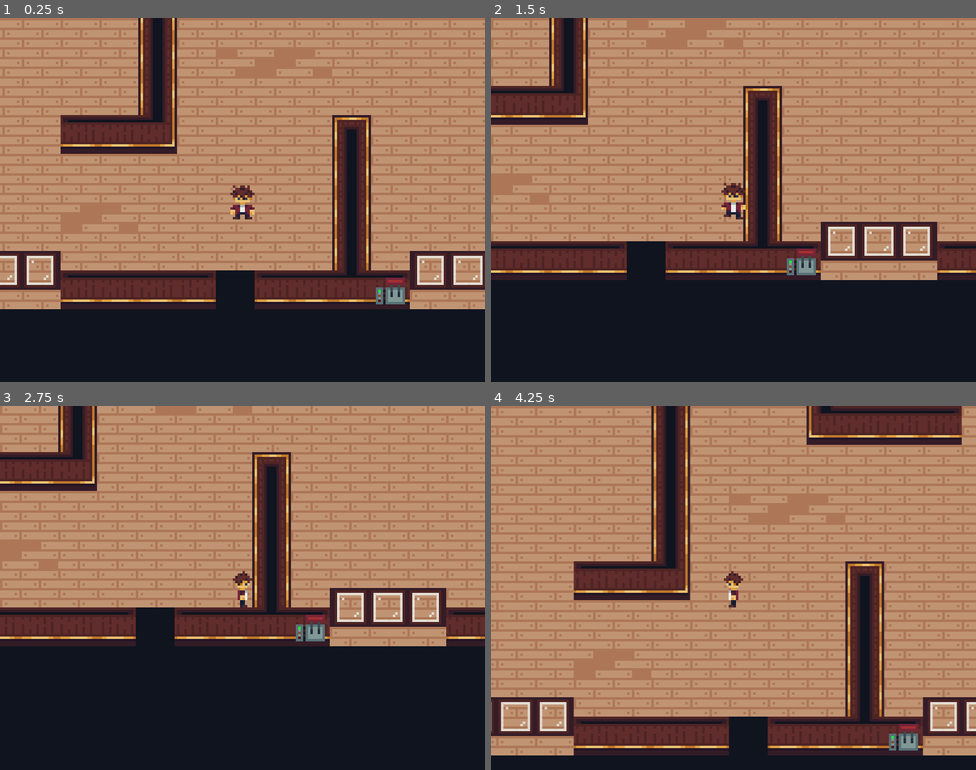
Above: before the commit, frames 1-4 (two rows, left to right).
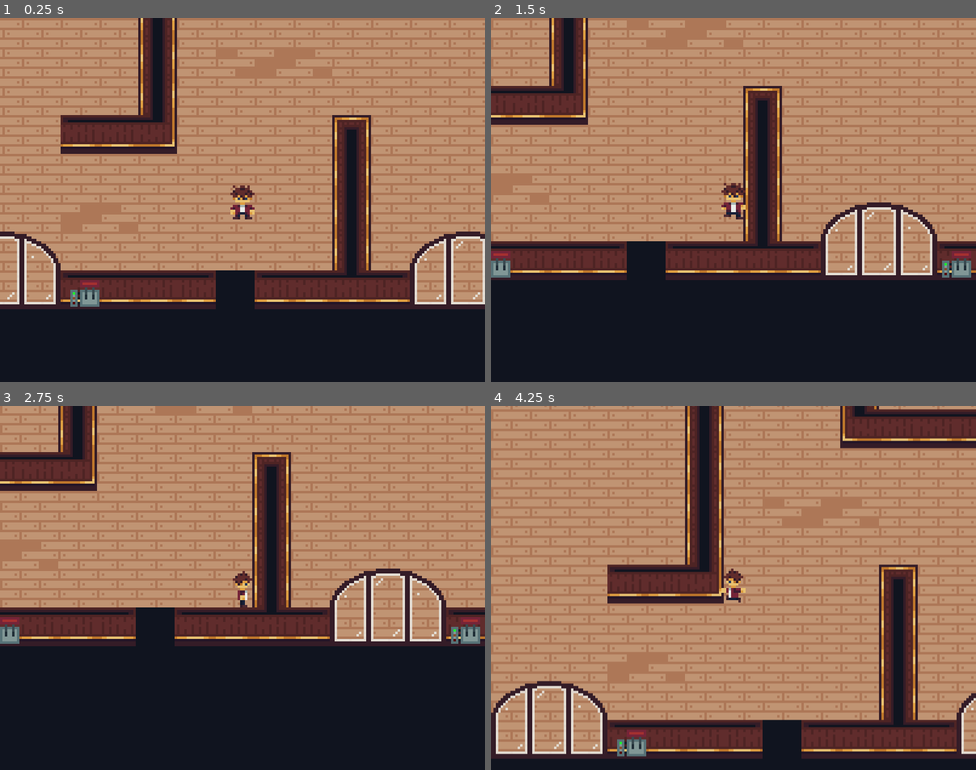
Above: after the commit, the same moments.

Repository: Portalyst/afraid-of-wolves
Game: Godot game, scene res://scenes/level.tscn
Same seed, same stepped clock (60 frames per second), same inputs: the game is played once before the commit and once after it.
Inputs:
- Up to frame 1 (0.25 s): no input
- Up to frame 2 (1.5 s): hold D (right) 0.53-1.28 s; hold Shift (run, bound only after the commit) 0.53-1.28 s; tap Space (use, bound only after the commit) at 0.8, 1.35 s; hold S (down) from 1.28 s (still down)
- Up to frame 3 (2.75 s): tap Shift (run, bound only after the commit) at 1.55 s; tap Enter at 2 s; release S (down) at 2.03 s; hold D (right) from 2.03 s (still down); hold Shift (run, bound only after the commit) from 2.03 s (still down); tap Space (use, bound only after the commit) at 2.3 s
- Up to frame 4 (4.25 s): release D (right) at 2.78 s; release Shift (run, bound only after the commit) at 2.78 s; hold W (up) 2.78-3.53 s; tap Space (use, bound only after the commit) at 2.85, 3.8 s; tap Shift (run, bound only after the commit) at 3.05 s; hold A (left) from 3.53 s (still down); hold Shift (run, bound only after the commit) from 3.53 s (still down)

The runs differ from the first frame. In frame 1, 3.5% of the frame differs, in the area x 0-100%, y 58-80%; in frame 2, 3.3%; in frame 3, 3.3%; in frame 4, 55%, in the area x 0-100%, y 0-97%.

Commit message:
leveler base added

Diff:
--- a/project.godot
+++ b/project.godot
@@ -48,6 +48,16 @@
 , Object(InputEventKey,"resource_local_to_scene":false,"resource_name":"","device":-1,"window_id":0,"alt_pressed":false …(186 unchanged characters)…
 ]
 }
+run={
+"deadzone": 0.2,
+"events": [Object(InputEventKey,"resource_local_to_scene":false,"resource_name":"","device":-1,"window_id":0,"alt_pressed":false,"shift_pressed":false,"ctrl_pressed":false,"meta_pressed":false,"pressed":false,"keycode":0,"physical_keycode":4194325,"key_label":0,"unicode":0,"location":0,"echo":false,"script":null)
+]
+}
+use={
+"deadzone": 0.2,
+"events": [Object(InputEventKey,"resource_local_to_scene":false,"resource_name":"","device":-1,"window_id":0,"alt_pressed":false,"shift_pressed":false,"ctrl_pressed":false,"meta_pressed":false,"pressed":false,"keycode":0,"physical_keycode":32,"key_label":0,"unicode":32,"location":0,"echo":false,"script":null)
+]
+}
 
 [physics]
 
--- a/scenes/john.tscn
+++ b/scenes/john.tscn
@@ -3,6 +3,70 @@
 [ext_resource type="Script" uid="uid://cxjey6i6f6g7m" path="res://scripts/john.gd" id="1_r0ebv"]
 [ext_resource type="Texture2D" uid="uid://c68fixnmtjfsx" path="res://sprites/john/sheet.png" id="1_uxisy"]
 
+[sub_resource type="AtlasTexture" id="AtlasTexture_r0ebv"]
+atlas = ExtResource("1_uxisy")
+region = Rect2(0, 112, 16, 16)
+
+[sub_resource type="AtlasTexture" id="AtlasTexture_07sbj"]
+atlas = ExtResource("1_uxisy")
+region = Rect2(16, 112, 16, 16)
+
+[sub_resource type="AtlasTexture" id="AtlasTexture_gbqkc"]
+atlas = ExtResource("1_uxisy")
+region = Rect2(32, 112, 16, 16)
+
+[sub_resource type="AtlasTexture" id="AtlasTexture_vyojm"]
+atlas = ExtResource("1_uxisy")
+region = Rect2(48, 112, 16, 16)
+
+[sub_resource type="AtlasTexture" id="AtlasTexture_8c4kf"]
+atlas = ExtResource("1_uxisy")
+region = Rect2(0, 96, 16, 16)
+
+[sub_resource type="AtlasTexture" id="AtlasTexture_fkmtw"]
+atlas = ExtResource("1_uxisy")
+region = Rect2(16, 96, 16, 16)
+
+[sub_resource type="AtlasTexture" id="AtlasTexture_ppew6"]
+atlas = ExtResource("1_uxisy")
+region = Rect2(32, 96, 16, 16)
+
+[sub_resource type="AtlasTexture" id="AtlasTexture_jdx0j"]
+atlas = ExtResource("1_uxisy")
+region = Rect2(48, 96, 16, 16)
+
+[sub_resource type="AtlasTexture" id="AtlasTexture_40tvs"]
+atlas = ExtResource("1_uxisy")
+region = Rect2(0, 80, 16, 16)
+
+[sub_resource type="AtlasTexture" id="AtlasTexture_qy8sc"]
+atlas = ExtResource("1_uxisy")
+region = Rect2(16, 80, 16, 16)
+
+[sub_resource type="AtlasTexture" id="AtlasTexture_iyktw"]
+atlas = ExtResource("1_uxisy")
+region = Rect2(32, 80, 16, 16)
+
+[sub_resource type="AtlasTexture" id="AtlasTexture_ku0iy"]
+atlas = ExtResource("1_uxisy")
+region = Rect2(48, 80, 16, 16)
+
+[sub_resource type="AtlasTexture" id="AtlasTexture_ulw1d"]
+atlas = ExtResource("1_uxisy")
+region = Rect2(0, 128, 16, 16)
+
+[sub_resource type="AtlasTexture" id="AtlasTexture_8qeob"]
+atlas = ExtResource("1_uxisy")
+region = Rect2(16, 128, 16, 16)
+
+[sub_resource type="AtlasTexture" id="AtlasTexture_c3t3m"]
+atlas = ExtResource("1_uxisy")
+region = Rect2(32, 128, 16, 16)
+
+[sub_resource type="AtlasTexture" id="AtlasTexture_t1645"]
+atlas = ExtResource("1_uxisy")
+region = Rect2(48, 128, 16, 16)
+
 [sub_resource type="AtlasTexture" id="AtlasTexture_af6mu"]
 atlas = ExtResource("1_uxisy")
 region = Rect2(0, 0, 16, 16)
@@ -85,6 +149,74 @@
 
 [sub_resource type="SpriteFrames" id="SpriteFrames_07sbj"]
 animations = [{
+"frames": [{
+"duration": 1.0,
+"texture": SubResource("AtlasTexture_r0ebv")
+}, {
+"duration": 1.0,
+"texture": SubResource("AtlasTexture_07sbj")
+}, {
+"duration": 1.0,
+"texture": SubResource("AtlasTexture_gbqkc")
+}, {
+"duration": 1.0,
+"texture": SubResource("AtlasTexture_vyojm")
+}],
+"loop": true,
+"name": &"fastrun_d",
+"speed": 5.0
+}, {
+"frames": [{
+"duration": 1.0,
+"texture": SubResource("AtlasTexture_8c4kf")
+}, {
+"duration": 1.0,
+"texture": SubResource("AtlasTexture_fkmtw")
+}, {
+"duration": 1.0,
+"texture": SubResource("AtlasTexture_ppew6")
+}, {
+"duration": 1.0,
+"texture": SubResource("AtlasTexture_jdx0j")
+}],
+"loop": true,
+"name": &"fastrun_l",
+"speed": 5.0
+}, {
+"frames": [{
+"duration": 1.0,
+"texture": SubResource("AtlasTexture_40tvs")
+}, {
+"duration": 1.0,
+"texture": SubResource("AtlasTexture_qy8sc")
+}, {
+"duration": 1.0,
+"texture": SubResource("AtlasTexture_iyktw")
+}, {
+"duration": 1.0,
+"texture": SubResource("AtlasTexture_ku0iy")
+}],
+"loop": true,
+"name": &"fastrun_r",
+"speed": 5.0
+}, {
+"frames": [{
+"duration": 1.0,
+"texture": SubResource("AtlasTexture_ulw1d")
+}, {
+"duration": 1.0,
+"texture": SubResource("AtlasTexture_8qeob")
+}, {
+"duration": 1.0,
+"texture": SubResource("AtlasTexture_c3t3m")
+}, {
+"duration": 1.0,
+"texture": SubResource("AtlasTexture_t1645")
+}],
+"loop": true,
+"name": &"fastrun_u",
+"speed": 5.0
+}, {
 "frames": [{
 "duration": 1.0,
 "texture": SubResource("AtlasTexture_af6mu")
--- a/scenes/level.tscn
+++ b/scenes/level.tscn
@@ -5,6 +5,7 @@
 [ext_resource type="PackedScene" uid="uid://d3bi08tfs43wa" path="res://scenes/window.tscn" id="3_w8frs"]
 [ext_resource type="PackedScene" uid="uid://blyioqwiwqdhv" path="res://scenes/john.tscn" id="4_mx8sn"]
 [ext_resource type="PackedScene" uid="uid://e2ftdui8oqqh" path="res://scenes/grass.tscn" id="5_ppgk2"]
+[ext_resource type="PackedScene" uid="uid://w84ufaxlctjb" path="res://scenes/leveler.tscn" id="6_2r41h"]
 
 [sub_resource type="TileSetAtlasSource" id="TileSetAtlasSource_w8frs"]
 texture = ExtResource("2_w7c3h")
@@ -171,22 +172,43 @@
 [node name="John" parent="." unique_id=1620480787 instance=ExtResource("4_mx8sn")]
 position = Vector2(139, 19)
 
+[node name="leveler" parent="." unique_id=522787959 instance=ExtResource("6_2r41h")]
+position = Vector2(104, -199)
+
+[node name="leveler2" parent="." unique_id=1096261832 instance=ExtResource("6_2r41h")]
+position = Vector2(279, -168)
+rotation = 1.5707964
+
+[node name="leveler3" parent="." unique_id=457375829 instance=ExtResource("6_2r41h")]
+position = Vector2(264, 70)
+rotation = 3.1415927
+inverted = true
+
+[node name="leveler4" parent="." unique_id=1667117644 instance=ExtResource("6_2r41h")]
+position = Vector2(74, 70)
+rotation = 3.1415927
+inverted = true
+
+[node name="leveler5" parent="." unique_id=840843554 instance=ExtResource("6_2r41h")]
+position = Vector2(-7, 8)
+rotation = 4.712389
+
 [node name="Window" parent="." unique_id=572688343 instance=ExtResource("3_w8frs")]
 position = Vector2(40, 56)
-
-[node name="Window2" parent="." unique_id=851853042 instance=ExtResource("3_w8frs")]
-position = Vector2(-8, -24)
-rotation = 4.712389
+type = 1
 
 [node name="Window3" parent="." unique_id=957738484 instance=ExtResource("3_w8frs")]
 position = Vector2(232, 56)
+type = 1
 
 [node name="window" parent="." unique_id=1972362471 instance=ExtResource("3_w8frs")]
 position = Vector2(136, -200)
+type = 1
 
 [node name="window2" parent="." unique_id=312322407 instance=ExtResource("3_w8frs")]
 position = Vector2(280, -136)
 rotation = 1.5707964
+type = 2
 
 [node name="grass22" parent="." unique_id=1598571424 instance=ExtResource("5_ppgk2")]
 position = Vector2(-21, -44)
@@ -493,3 +515,8 @@
 
 [node name="grass161" parent="." unique_id=629954081 instance=ExtResource("5_ppgk2")]
 position = Vector2(-60, 6)
+
+[node name="Window2" parent="." unique_id=851853042 instance=ExtResource("3_w8frs")]
+position = Vector2(-8, -24)
+rotation = -1.5707964
+type = 2
--- /dev/null
+++ b/scenes/leveler.tscn
@@ -0,0 +1,146 @@
+[gd_scene format=3 uid="uid://w84ufaxlctjb"]
+
+[ext_resource type="Texture2D" uid="uid://c5y1ax7nb4o3f" path="res://sprites/leveler/light.png" id="1_c8k32"]
+[ext_resource type="Script" uid="uid://ckllrihpmkssu" path="res://scripts/leveler.gd" id="1_jv1db"]
+[ext_resource type="Texture2D" uid="uid://dc2du3airgoo7" path="res://sprites/leveler/leveler.png" id="1_qgquf"]
+[ext_resource type="Texture2D" uid="uid://dq81w7t7pd210" path="res://sprites/leveler/electricity.png" id="2_jv1db"]
+
+[sub_resource type="RectangleShape2D" id="RectangleShape2D_wm4xg"]
+size = Vector2(48, 32)
+
+[sub_resource type="AtlasTexture" id="AtlasTexture_nt4w1"]
+atlas = ExtResource("1_qgquf")
+region = Rect2(0, 0, 16, 16)
+
+[sub_resource type="AtlasTexture" id="AtlasTexture_c8k32"]
+atlas = ExtResource("1_qgquf")
+region = Rect2(16, 0, 16, 16)
+
+[sub_resource type="AtlasTexture" id="AtlasTexture_jv1db"]
+atlas = ExtResource("1_qgquf")
+region = Rect2(32, 0, 16, 16)
+
+[sub_resource type="AtlasTexture" id="AtlasTexture_wm4xg"]
+atlas = ExtResource("1_qgquf")
+region = Rect2(48, 0, 16, 16)
+
+[sub_resource type="AtlasTexture" id="AtlasTexture_b03i3"]
+atlas = ExtResource("1_qgquf")
+region = Rect2(64, 0, 16, 16)
+
+[sub_resource type="AtlasTexture" id="AtlasTexture_eb0gk"]
+atlas = ExtResource("1_qgquf")
+region = Rect2(80, 0, 16, 16)
+
+[sub_resource type="AtlasTexture" id="AtlasTexture_4avt1"]
+atlas = ExtResource("1_qgquf")
+region = Rect2(80, 0, 16, 16)
+
+[sub_resource type="AtlasTexture" id="AtlasTexture_644fi"]
+atlas = ExtResource("1_qgquf")
+region = Rect2(112, 0, 16, 16)
+
+[sub_resource type="AtlasTexture" id="AtlasTexture_dvhbm"]
+atlas = ExtResource("1_qgquf")
+region = Rect2(128, 0, 16, 16)
+
+[sub_resource type="AtlasTexture" id="AtlasTexture_m323a"]
+atlas = ExtResource("1_qgquf")
+region = Rect2(144, 0, 16, 16)
+
+[sub_resource type="AtlasTexture" id="AtlasTexture_gpgnq"]
+atlas = ExtResource("1_qgquf")
+region = Rect2(176, 0, 16, 16)
+
+[sub_resource type="SpriteFrames" id="SpriteFrames_iyci7"]
+animations = [{
+"frames": [{
+"duration": 1.0,
+"texture": SubResource("AtlasTexture_nt4w1")
+}, {
+"duration": 1.0,
+"texture": SubResource("AtlasTexture_c8k32")
+}, {
+"duration": 1.0,
+"texture": SubResource("AtlasTexture_jv1db")
+}, {
+"duration": 1.0,
+"texture": SubResource("AtlasTexture_wm4xg")
+}, {
+"duration": 1.0,
+"texture": SubResource("AtlasTexture_b03i3")
+}, {
+"duration": 1.0,
+"texture": SubResource("AtlasTexture_eb0gk")
+}],
+"loop": false,
+"name": &"down",
+"speed": 15.0
+}, {
+"frames": [{
+"duration": 1.0,
+"texture": SubResource("AtlasTexture_4avt1")
+}, {
+"duration": 1.0,
+"texture": SubResource("AtlasTexture_644fi")
+}],
+"loop": false,
+"name": &"up0",
+"speed": 1.0
+}, {
+"frames": [{
+"duration": 1.0,
+"texture": SubResource("AtlasTexture_dvhbm")
+}, {
+"duration": 1.0,
+"texture": SubResource("AtlasTexture_m323a")
+}, {
+"duration": 1.0,
+"texture": SubResource("AtlasTexture_gpgnq")
+}],
+"loop": false,
+"name": &"up1",
+"speed": 1.0
+}]
+
+[node name="leveler" type="Area2D" unique_id=522787959]
+script = ExtResource("1_jv1db")
+
+[node name="CollisionShape2D" type="CollisionShape2D" parent="." unique_id=881122218]
+position = Vector2(32, 20)
+shape = SubResource("RectangleShape2D_wm4xg")
+
+[node name="light" type="Sprite2D" parent="." unique_id=1293847583]
+visible = false
+self_modulate = Color(1, 1, 1, 0.3137255)
+position = Vector2(32, 22)
+texture = ExtResource("1_c8k32")
+flip_v = true
+
+[node name="charge" type="Sprite2D" parent="." unique_id=1531484991]
+visible = false
+position = Vector2(32, -10)
+texture = ExtResource("2_jv1db")
+
+[node name="leveler" type="AnimatedSprite2D" parent="." unique_id=1204232327]
+sprite_frames = SubResource("SpriteFrames_iyci7")
+animation = &"down"
+
+[node name="leveler0" type="AnimatedSprite2D" parent="." unique_id=467150381]
+position = Vector2(0, 13)
+rotation = -3.1415927
+sprite_frames = SubResource("SpriteFrames_iyci7")
+animation = &"down"
+
+[node name="LightTimer" type="Timer" parent="." unique_id=1327462407]
+wait_time = 0.1
+
+[node name="LightEndTimer" type="Timer" parent="." unique_id=808503370]
+one_shot = true
+
+[node name="ResetTimer" type="Timer" parent="." unique_id=1912432002]
+
+[connection signal="body_entered" from="." to="." method="_on_body_entered"]
+[connection signal="body_exited" from="." to="." method="_on_body_exited"]
+[connection signal="timeout" from="LightTimer" to="." method="_on_light_timer_timeout"]
+[connection signal="timeout" from="LightEndTimer" to="." method="_on_light_end_timer_timeout"]
--- a/scenes/window.tscn
+++ b/scenes/window.tscn
@@ -3,7 +3,6 @@
 [ext_resource type="Script" uid="uid://hrgiap2iia4q" path="res://scripts/window.gd" id="1_ato5p"]
 [ext_resource type="Texture2D" uid="uid://d3u58vh3o6b0r" path="res://sprites/window/window0.png" id="1_oya5r"]
 [ext_resource type="Texture2D" uid="uid://dssjbco4jeelg" path="res://sprites/window/window1.png" id="2_qvkcj"]
-[ext_resource type="Texture2D" uid="uid://dc2du3airgoo7" path="res://sprites/window/leveler.png" id="2_to7fh"]
 [ext_resource type="Texture2D" uid="uid://b2e5ehdyafjt8" path="res://sprites/window/window2.png" id="4_syahi"]
 
 [sub_resource type="RectangleShape2D" id="RectangleShape2D_oya5r"]
@@ -36,115 +35,6 @@
 "speed": 5.0
 }]
 
-[sub_resource type="AtlasTexture" id="AtlasTexture_qvkcj"]
-atlas = ExtResource("2_to7fh")
-region = Rect2(0, 0, 16, 16)
-
-[sub_resource type="AtlasTexture" id="AtlasTexture_qnju7"]
-atlas = ExtResource("2_to7fh")
-region = Rect2(16, 0, 16, 16)
-
-[sub_resource type="AtlasTexture" id="AtlasTexture_ato5p"]
-atlas = ExtResource("2_to7fh")
-region = Rect2(32, 0, 16, 16)
-
-[sub_resource type="AtlasTexture" id="AtlasTexture_syahi"]
-atlas = ExtResource("2_to7fh")
-region = Rect2(48, 0, 16, 16)
-
-[sub_resource type="AtlasTexture" id="AtlasTexture_ot01e"]
-atlas = ExtResource("2_to7fh")
-region = Rect2(64, 0, 16, 16)
-
-[sub_resource type="AtlasTexture" id="AtlasTexture_qncfr"]
-atlas = ExtResource("2_to7fh")
-region = Rect2(80, 0, 16, 16)
-
-[sub_resource type="AtlasTexture" id="AtlasTexture_k52h1"]
-atlas = ExtResource("2_to7fh")
-region = Rect2(80, 0, 16, 16)
-
-[sub_resource type="AtlasTexture" id="AtlasTexture_shje2"]
-atlas = ExtResource("2_to7fh")
-region = Rect2(96, 0, 16, 16)
-
-[sub_resource type="AtlasTexture" id="AtlasTexture_d8l8o"]
-atlas = ExtResource("2_to7fh")
-region = Rect2(112, 0, 16, 16)
-
-[sub_resource type="AtlasTexture" id="AtlasTexture_atfn8"]
-atlas = ExtResource("2_to7fh")
-region = Rect2(128, 0, 16, 16)
-
-[sub_resource type="AtlasTexture" id="AtlasTexture_4hy5e"]
-atlas = ExtResource("2_to7fh")
-region = Rect2(144, 0, 16, 16)
-
-[sub_resource type="AtlasTexture" id="AtlasTexture_cx3k0"]
-atlas = ExtResource("2_to7fh")
-region = Rect2(160, 0, 16, 16)
-
-[sub_resource type="AtlasTexture" id="AtlasTexture_qsv56"]
-atlas = ExtResource("2_to7fh")
-region = Rect2(176, 0, 16, 16)
-
-[sub_resource type="SpriteFrames" id="SpriteFrames_yeipv"]
-animations = [{
-"frames": [{
-"duration": 1.0,
-"texture": SubResource("AtlasTexture_qvkcj")
-}, {
-"duration": 1.0,
-"texture": SubResource("AtlasTexture_qnju7")
-}, {
-"duration": 1.0,
-"texture": SubResource("AtlasTexture_ato5p")
-}, {
-"duration": 1.0,
-"texture": SubResource("AtlasTexture_syahi")
-}, {
-"duration": 1.0,
-"texture": SubResource("AtlasTexture_ot01e")
-}, {
-"duration": 1.0,
-"texture": SubResource("AtlasTexture_qncfr")
-}],
-"loop": false,
-"name": &"down",
-"speed": 15.0
-}, {
-"frames": [{
-"duration": 1.0,
-"texture": SubResource("AtlasTexture_k52h1")
-}, {
-"duration": 1.0,
-"texture": SubResource("AtlasTexture_shje2")
-}, {
-"duration": 1.0,
-"texture": SubResource("AtlasTexture_d8l8o")
-}],
-"loop": false,
-"name": &"up0",
-"speed": 5.0
-}, {
-"frames": [{
-"duration": 1.0,
-"texture": SubResource("AtlasTexture_atfn8")
-}, {
-"duration": 1.0,
-"texture": SubResource("AtlasTexture_4hy5e")
-}, {
-"duration": 1.0,
-"texture": SubResource("AtlasTexture_cx3k0")
-}, {
-"duration": 1.0,
-"texture": SubResource("AtlasTexture_qsv56")
-}],
-"loop": false,
-"name": &"up1",
-"speed": 5.0
-}]
-
 [node name="window" type="StaticBody2D" unique_id=1972362471]
 script = ExtResource("1_ato5p")
 
@@ -156,9 +46,4 @@
 [node name="AnimatedSprite2D" type="AnimatedSprite2D" parent="." unique_id=738110515]
 position = Vector2(0, -8)
 sprite_frames = SubResource("SpriteFrames_to7fh")
-animation = &"window0"
-
-[node name="leveler" type="AnimatedSprite2D" parent="." unique_id=1421660760]
-position = Vector2(-32, 0)
-sprite_frames = SubResource("SpriteFrames_yeipv")
-animation = &"down"
+animation = &"window2"
--- a/scripts/john.gd
+++ b/scripts/john.gd
@@ -1,27 +1,40 @@
 extends CharacterBody2D
 
-var speed = 60.0
+var speed : int = 60
+
+signal use
+
+func _ready() -> void:
+	set_meta("player", 1)
 
 func _physics_process(delta: float) -> void:
 	var direction := Vector2(Input.get_axis("left", "right"), Input.get_axis("up", "down"))
-	var anim_is_playing : bool = false
-	if Input.is_action_pressed("down") and anim_is_playing == false:
-		$AnimatedSprite2D.play("run_d")
-		anim_is_playing = true
-	if Input.is_action_pressed("up") and anim_is_playing == false:
-		$AnimatedSprite2D.play("run_u")
-		anim_is_playing = true
-	if Input.is_action_pressed("left") and anim_is_playing == false:
-		anim_is_playing = true
-		$AnimatedSprite2D.play("run_l")
-	if Input.is_action_pressed("right") and anim_is_playing == false:
-		$AnimatedSprite2D.play("run_r")
-		anim_is_playing = true
+	var anim_dir := ""
+	speed = 60
+
+	if Input.is_action_just_pressed("use"):
+		use.emit()
+
+	if Input.is_action_pressed("run"):
+		speed = 80
+
+	if Input.is_action_pressed("down"):
+		anim_dir = "d"
+	if Input.is_action_pressed("up"):
+		anim_dir = "u"
+	if Input.is_action_pressed("left"):
+		anim_dir = "l"
+	if Input.is_action_pressed("right"):
+		anim_dir = "r"
+
 	if direction:
 		velocity = direction * speed
+		if speed <= 60:
+			$AnimatedSprite2D.play("run_"+anim_dir)
+		if speed > 60:
+			$AnimatedSprite2D.play("fastrun_"+anim_dir)
 	else:
 		velocity.x = move_toward(velocity.x, 0, speed)
 		velocity.y = move_toward(velocity.y, 0, speed)
 		$AnimatedSprite2D.play("idle")
-		anim_is_playing = false
 	move_and_slide()
--- /dev/null
+++ b/scripts/leveler.gd
@@ -0,0 +1,56 @@
+extends Area2D
+
+@export var inverted : bool = false
+var active : bool = false
+# Called when the node enters the scene tree for the first time.
+func _ready() -> void:
+	if inverted == true:
+		$leveler.hide()
+	else:
+		$leveler0.hide()
+
+
+# Called every frame. 'delta' is the elapsed time since the previous frame.
+func _process(delta: float) -> void:
+	pass
+
+func use():
+	if active == false:
+		$LightTimer.start()
+		$LightEndTimer.start()
+		$leveler.play("down")
+		$leveler0.play("down")
+		active = true
+
+func _on_body_entered(body: Node2D) -> void:
+	if body.has_meta("player"):
+		body.use.connect(use)
+
+func _on_body_exited(body: Node2D) -> void:
+	if body.has_meta("player"):
+		body.use.disconnect(use)
+
+func _on_light_timer_timeout() -> void:
+	$charge.visible = !$charge.visible
+	$light.visible = !$light.visible
+
+func _on_light_end_timer_timeout() -> void:
+	$LightTimer.stop()
+	$charge.hide()
+	$light.hide()
+	var i := randi_range(0, 4)
+	if i == 1:
+		pass
+	else:
+		if inverted == false:
+			$leveler.play("up0")
+			await $leveler.animation_finished
+			$leveler.play("up1")
+			await $leveler.animation_finished
+			active = false
+		else:
+			$leveler0.play("up0")
+			await $leveler0.animation_finished
+			$leveler0.play("up1")
+			await $leveler0.animation_finished
+			active = false
Not shown, added: scripts/leveler.gd.uid
Binary file changed: sprites/john/sheet.png
Binary file added: sprites/leveler/electricity.png
Not shown, added: sprites/leveler/electricity.png.import
Renamed: sprites/window/leveler.png -> sprites/leveler/leveler.png
Not shown, added: sprites/leveler/leveler.png.import
Binary file added: sprites/leveler/light.png
Not shown, changed: sprites/leveler/light.png.import
Binary file changed: sprites/window/window2.png
